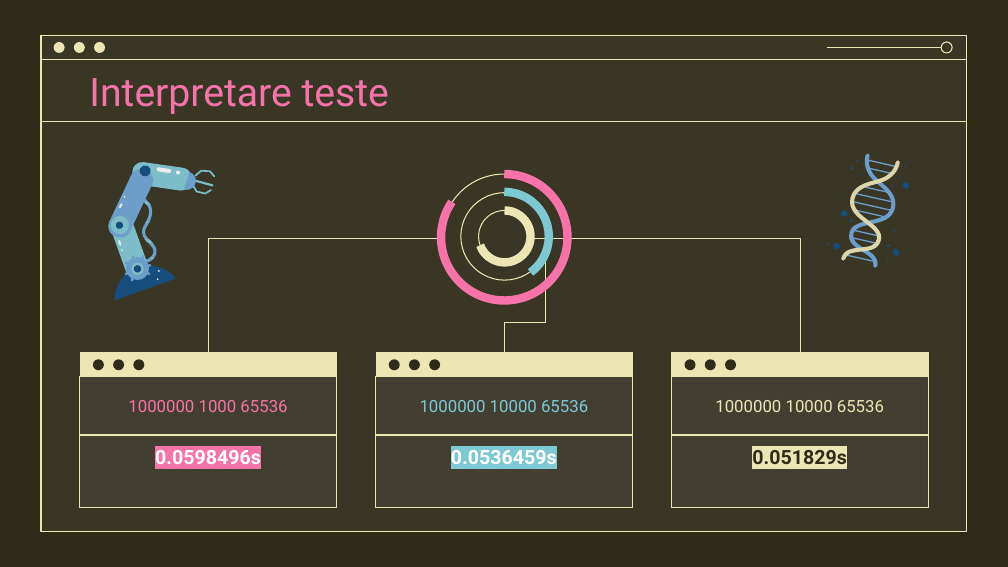
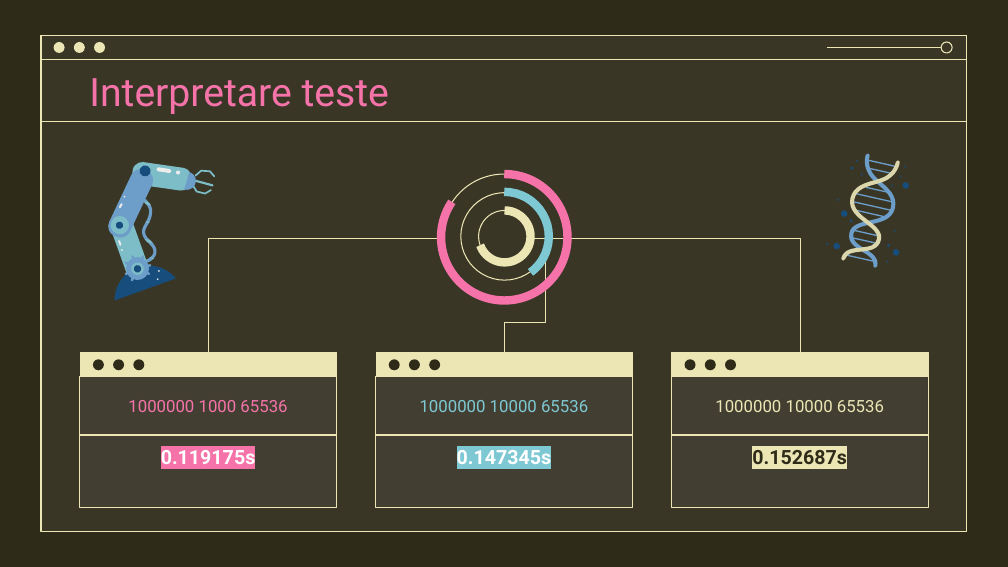
Before and after one commit to DariaClem/Comparison-of-sorting-algorithms, a slide deck: slide 32 of Proiect1_SD.pptx. Drawn at 1008x567 pixels with LibreOffice and Linux fonts; fonts in the diff are those of the drawing; background and template pictures are left out. Boxes give left, top, right and bottom in pixels: in the first picture for what was removed or moved away, otherwise in the second. Text is boxed around its words. In the diff, an @@ line names an element or a change of style, - is before the commit and + after.

```diff
--- a/Proiect1_SD.pptx
+++ b/Proiect1_SD.pptx
@@ subtitle at box(161, 446, 256, 470): text changed @@
-0.0598496s
+0.119175s
@@ subtitle at box(457, 446, 552, 470): text changed @@
-0.0536459s
+0.147345s
@@ subtitle at box(752, 450, 847, 470): text changed @@
-0.051829s
+0.152687s
```
Also in this commit, not shown: 1 other slide changed.
